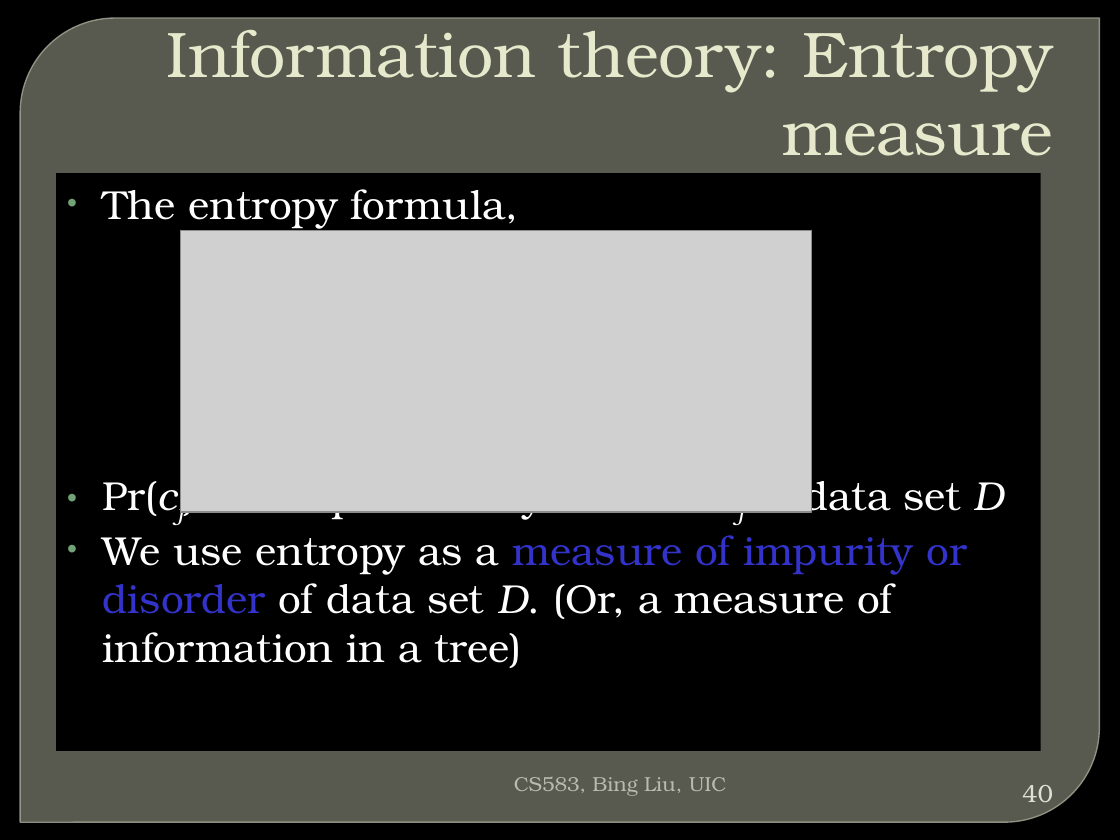
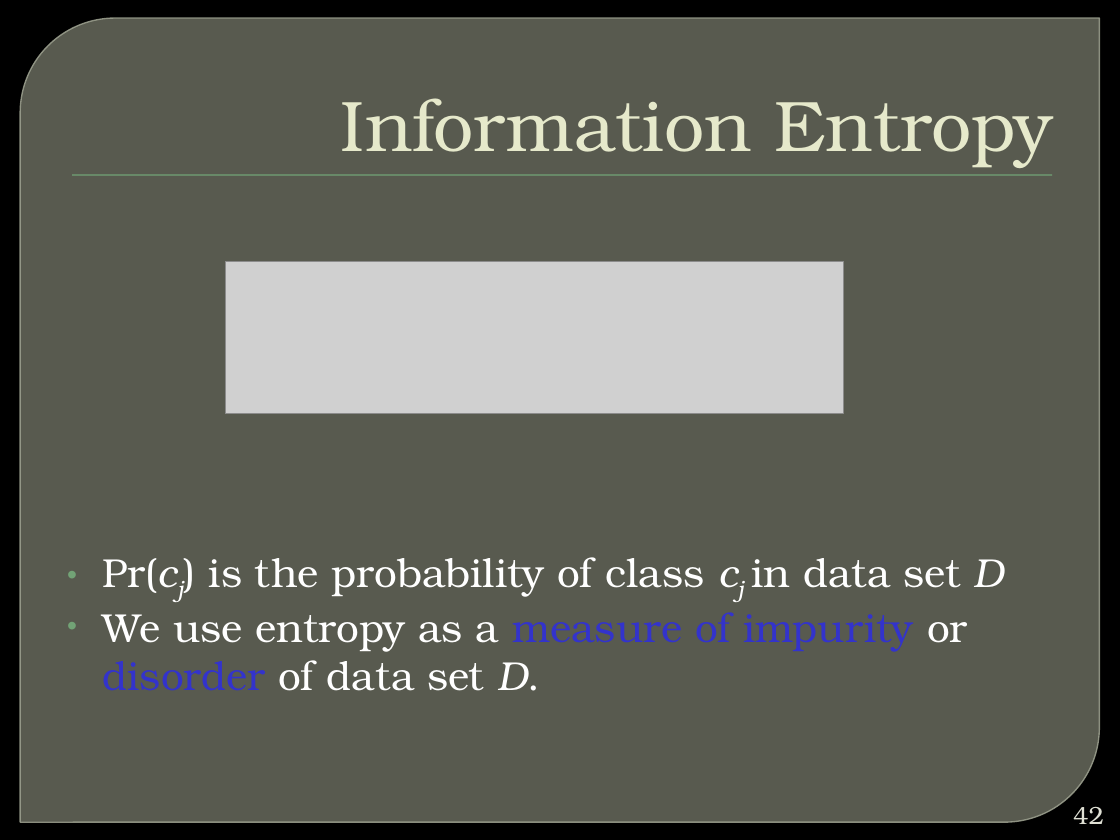
Before and after one commit to winteram/BIA660-2013S, a slide deck: slide 42 of course_docs/20130423/MLclassification.pptx (slide 40 before the commit). Drawn at 1120x840 pixels with LibreOffice and Linux fonts; fonts in the diff are those of the drawing; grey boxes stand for pictures; background and template pictures are left out. Boxes give left, top, right and bottom in pixels: in the first picture for what was removed or moved away, otherwise in the second. Text is boxed around its words. In the diff, an @@ line names an element or a change of style, - is before the commit and + after.

```diff
--- a/course_docs/20130423/MLclassification.pptx
+++ b/course_docs/20130423/MLclassification.pptx
@@ title at box(341, 98, 1053, 168): text changed; size 41.4 to 46 pt @@
-Information theory: Entropy measure
+Information Entropy
@@ rectangle added at box(72, 175, 1052, 176), fill #72A376 @@
@@ text "Pr(cj) is the probability of ...": place and size @@
-text "Pr(cj) is the probability of ..." at box(56, 174, 1040, 752)
+text "Pr(cj) is the probability of ..." at box(103, 557, 1004, 691)
@@ text "Pr(cj) is the probability of ..." at box(103, 557, 1004, 691): fill #000000 to none @@
@@ text at box(103, 189, 519, 229): paragraph removed @@
-• The entropy formula,
@@ picture removed at box(180, 231, 811, 512) @@
@@ picture added at box(225, 261, 842, 413) @@
@@ text at box(103, 612, 967, 691): text changed @@
-• We use entropy as a measure of impurity or disorder of data set D. (Or, a measure of information in a tree)
+• We use entropy as a measure of impurity or disorder of data set D.
@@ text removed at box(514, 777, 727, 796) @@
-CS583, Bing Liu, UIC
@@ page number removed at box(1022, 785, 1053, 802) @@
-40
@@ page number added at box(1073, 806, 1104, 824), 16 pt, text #E0E0D4 @@
+42
```
Also in this commit, not shown: 38 other slides changed, 22 slides added, 7 slides removed.
